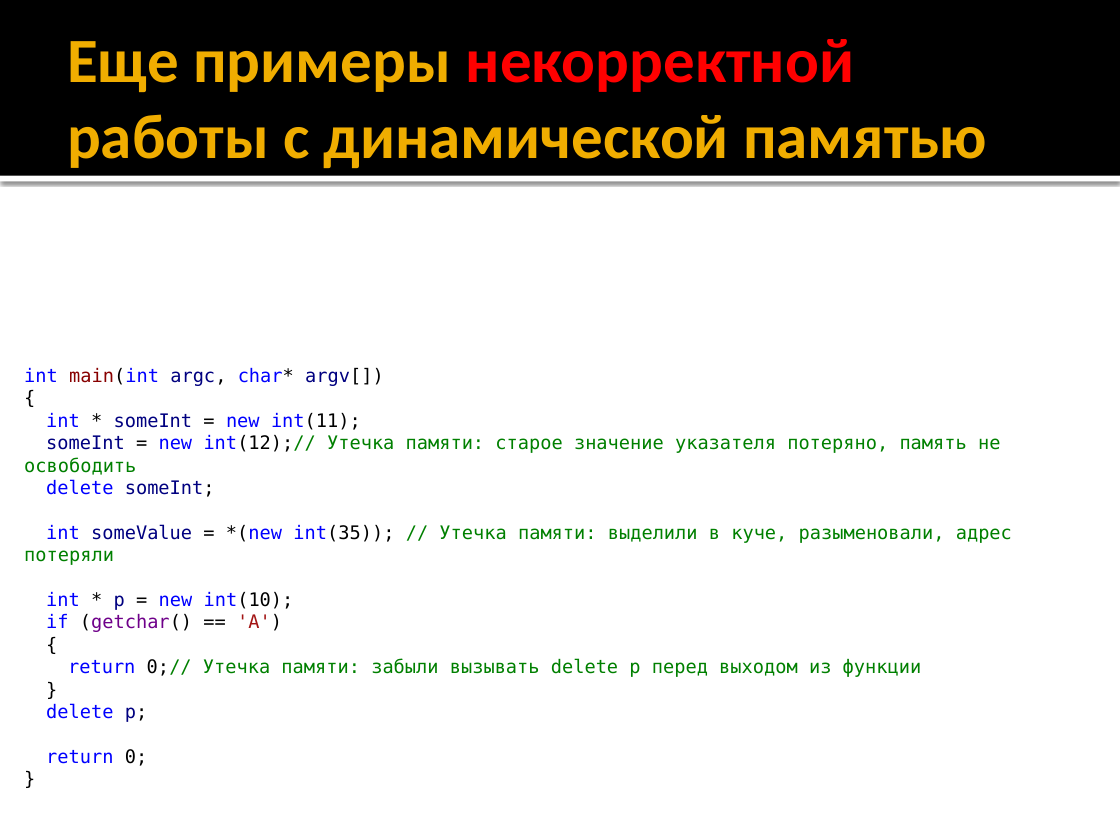
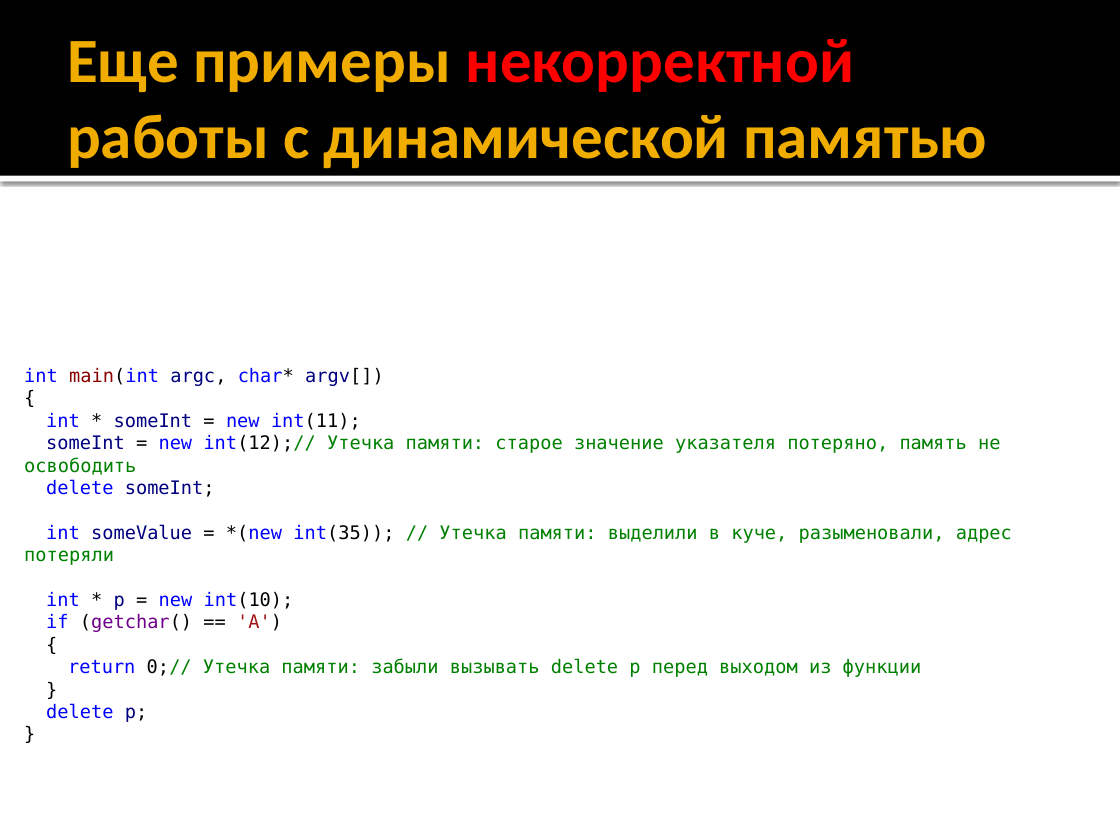
Before and after one commit to alexey-malov/oop, a slide deck: slide 235 of lectures/01/Синтаксис C++.pptx (slide 236 before the commit). Drawn at 1120x840 pixels with LibreOffice and Linux fonts; fonts in the diff are those of the drawing. Boxes give left, top, right and bottom in pixels: in the first picture for what was removed or moved away, otherwise in the second. Text is boxed around its words. In the diff, an @@ line names an element or a change of style, - is before the commit and + after.

```diff
--- a/lectures/01/Синтаксис C++.pptx
+++ b/lectures/01/Синтаксис C++.pptx
@@ text at (46, 749, 147, 766): paragraph removed @@
-return 0;
```
Also in this commit, not shown: 2 other slides changed, 1 slide removed, 1 other file.
